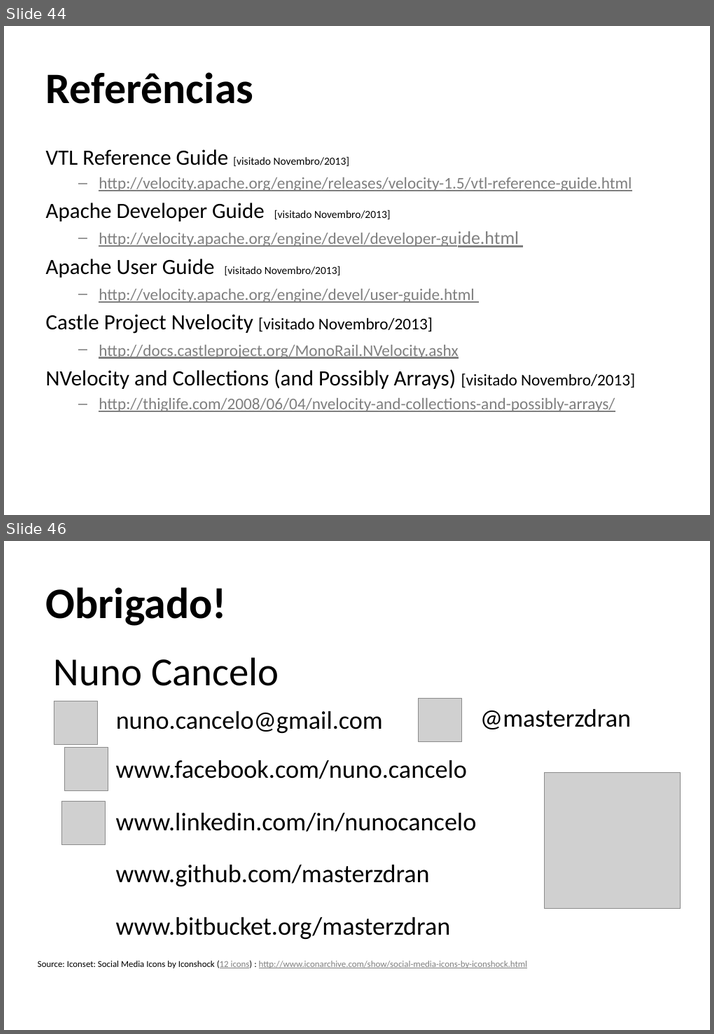
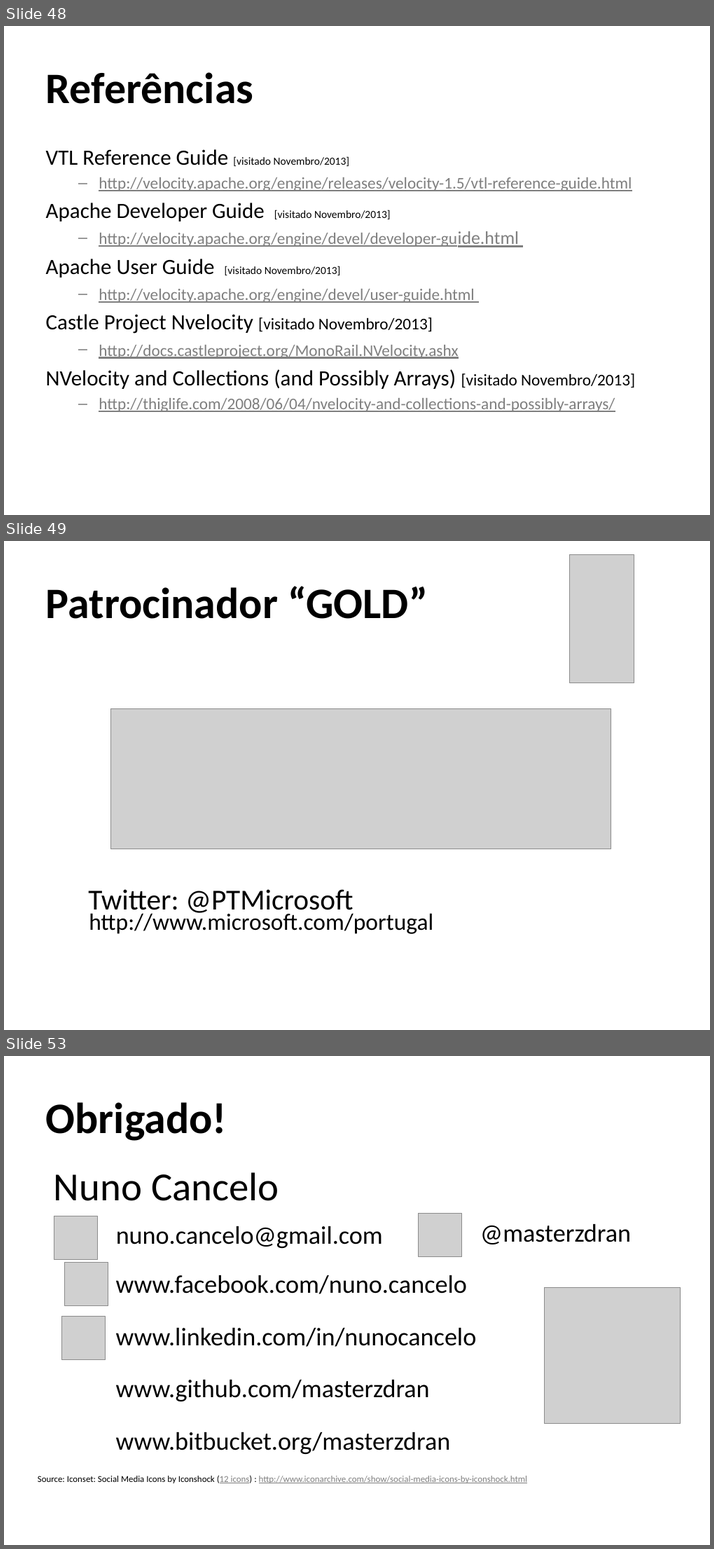
Before and after one commit to masterzdran/netponto-nvelocity, a slide deck: doc/NetPontoNVelocity.pptx. Shown one above the other, each under a label of ours: slides 44 and 46 before the commit, slides 48, 49 and 53 after it; the slides between them are not shown. The pictures are 714x1034 and 714x1549 pixels, drawn with LibreOffice and Linux fonts; fonts in the diff are those of the drawing; grey boxes stand for pictures; background and template pictures are left out. Boxes give left, top, right and bottom in pixels: in the first picture for what was removed or moved away, otherwise in the second. Text is boxed around its words. In the diff, an @@ line names an element or a change of style, - is before the commit and + after.

```diff
--- a/doc/NetPontoNVelocity.pptx
+++ b/doc/NetPontoNVelocity.pptx
@@ slide 49 added at bbox=[4, 541, 710, 1030], background picture (left out) @@
@@ picture added at bbox=[570, 555, 634, 683] @@
@@ title added at bbox=[46, 586, 428, 619], 48 pt, text #000000, bold @@
+Patrocinador “GOLD”
@@ picture added at bbox=[111, 708, 611, 848] @@
@@ text added at bbox=[88, 889, 353, 917], 32 pt, text #000000 @@
+Twitter: @PTMicrosoft
@@ text added at bbox=[89, 911, 433, 934], 25.9 pt, text #000000 @@
+http://www.microsoft.com/portugal
@@ what was slide 44 is now slide 48 @@
@@ what was slide 46 is now slide 53 @@
```
Also in this commit, not shown: 7 other slides added, 1 slide removed, 1 other file.
